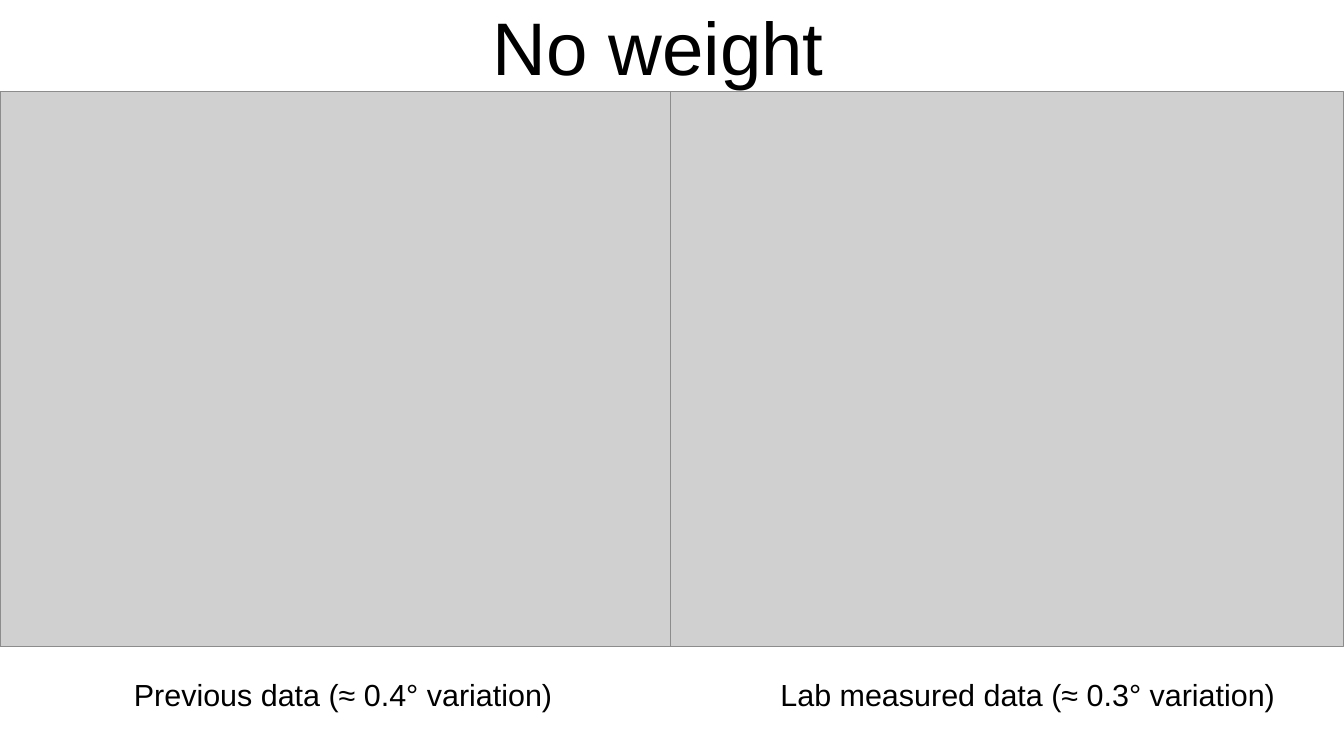
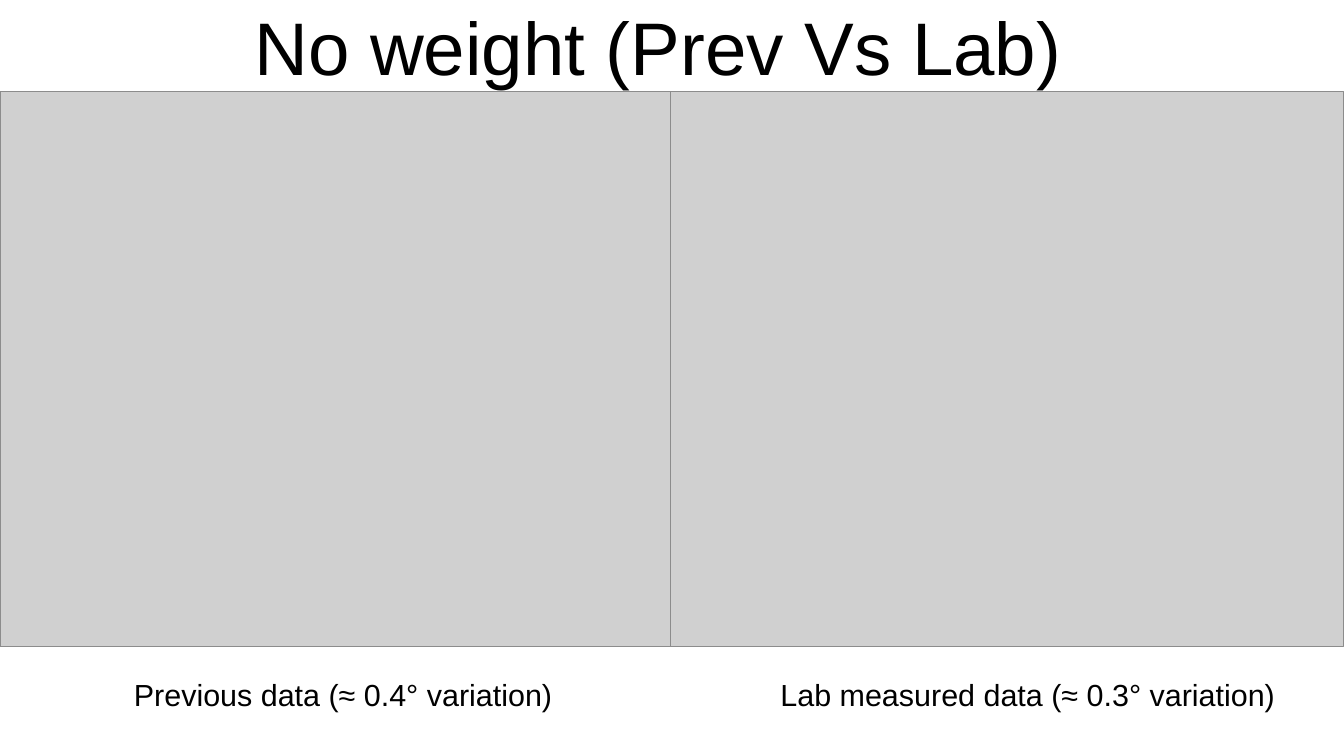
Before and after one commit to AneeshTallam/HiWi_Repository, a slide deck: slide 2 of Robotic arm/Plots/Plot comparisons.odp. Drawn at 1344x756 pixels with LibreOffice and Linux fonts; fonts in the diff are those of the drawing; grey boxes stand for pictures. Boxes give left, top, right and bottom in pixels: in the first picture for what was removed or moved away, otherwise in the second. Text is boxed around its words. In the diff, an @@ line names an element or a change of style, - is before the commit and + after.

```diff
--- a/Robotic arm/Plots/Plot comparisons.odp
+++ b/Robotic arm/Plots/Plot comparisons.odp
@@ title at [254,21,1061,89]: text changed @@
-No weight
+No weight (Prev Vs Lab)
```
Also in this commit, not shown: 1 other slide changed, 3 slides added, 1 other file.
